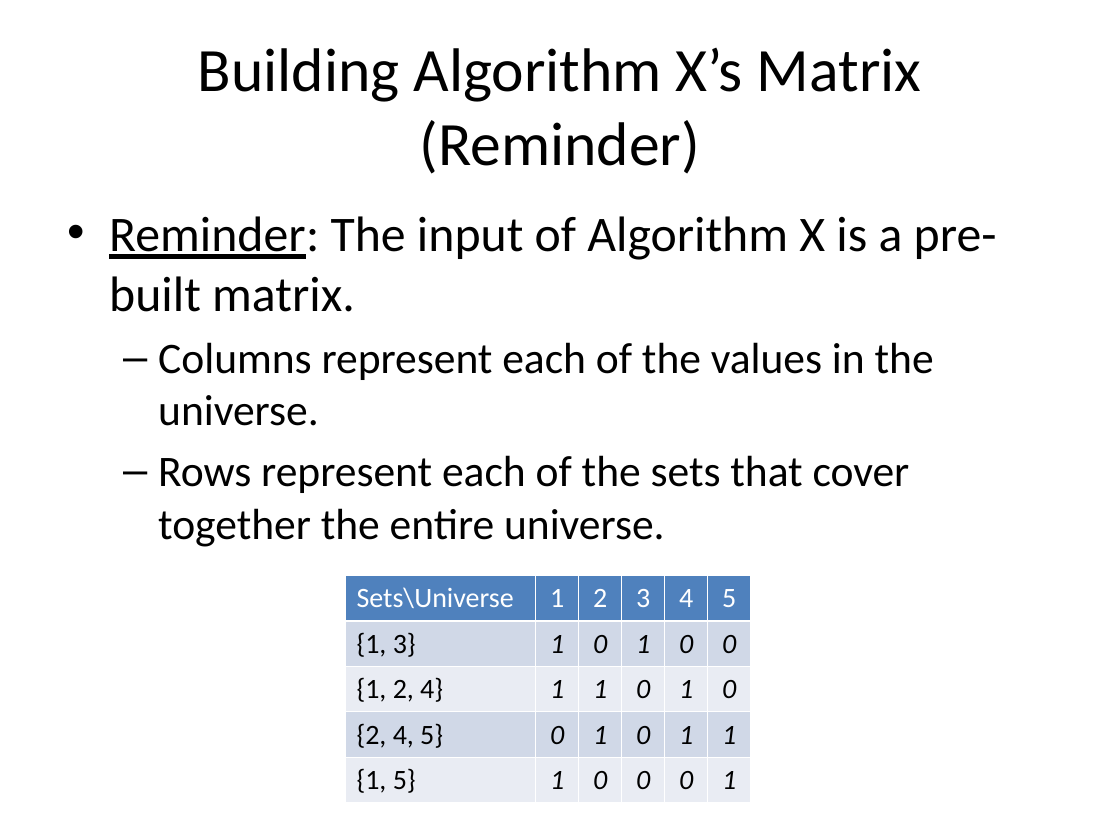
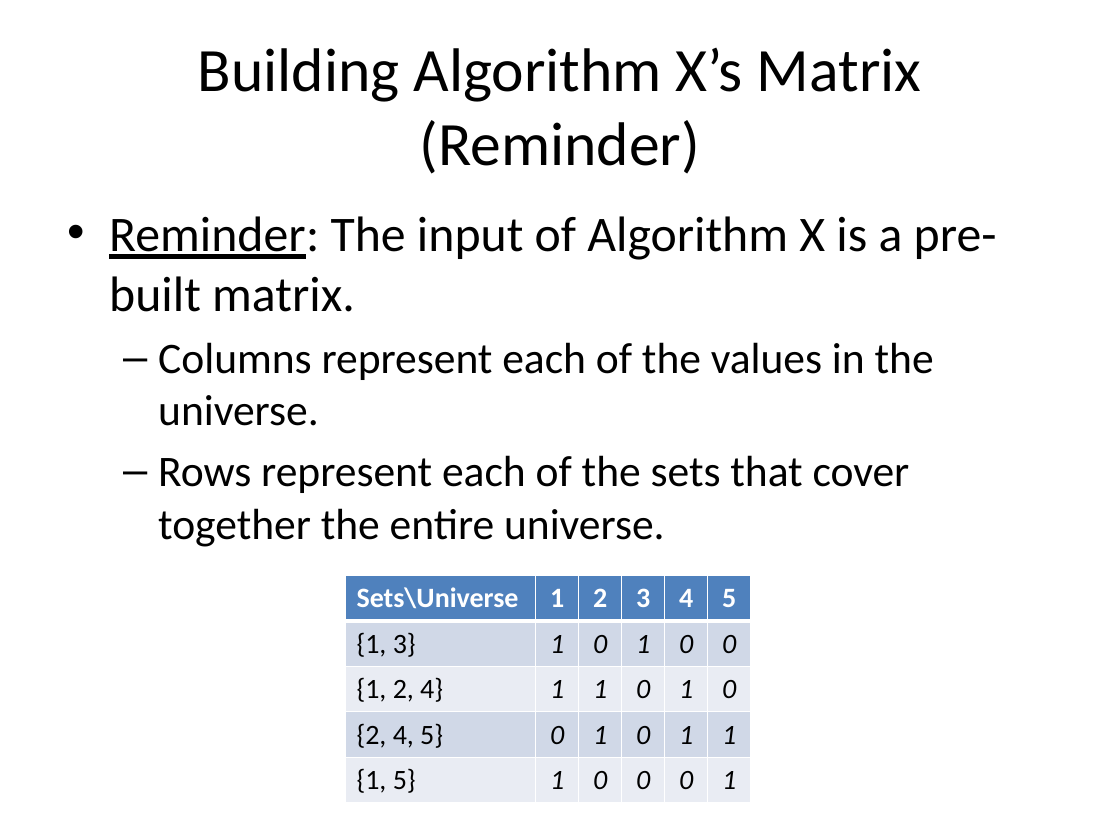
Before and after one commit to orperel/DecomposeForPacking, a slide deck: slide 22 of DecomposeForPacking/docs/Decompose for Packing - Summary and Extensions.pptx (slide 13 before the commit). Drawn at 1120x840 pixels with LibreOffice and Linux fonts; fonts in the diff are those of the drawing. Boxes give left, top, right and bottom in pixels: in the first picture for what was removed or moved away, otherwise in the second. Text is boxed around its words. In the diff, an @@ line names an element or a change of style, - is before the commit and + after.

```diff
--- a/DecomposeForPacking/docs/Decompose for Packing - Summary and Extensions.pptx
+++ b/DecomposeForPacking/docs/Decompose for Packing - Summary and Extensions.pptx
@@ table at (345,576,748,803) @@
@@ bold on in "Sets\Universe", "1", "2", "3" and 2 more places @@
```
Also in this commit, not shown: 15 other slides changed, 13 slides added, 2 slides removed, 15 other files.
